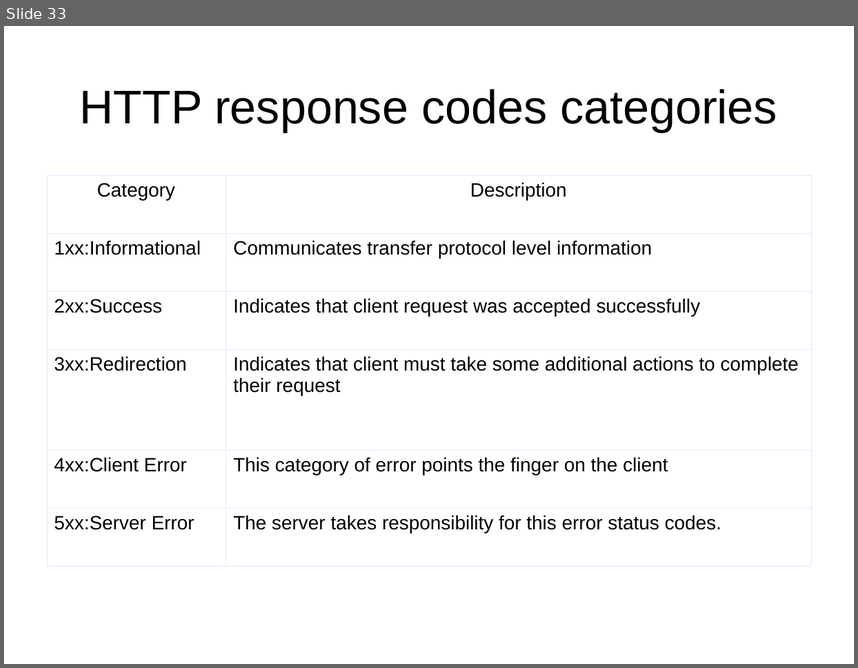
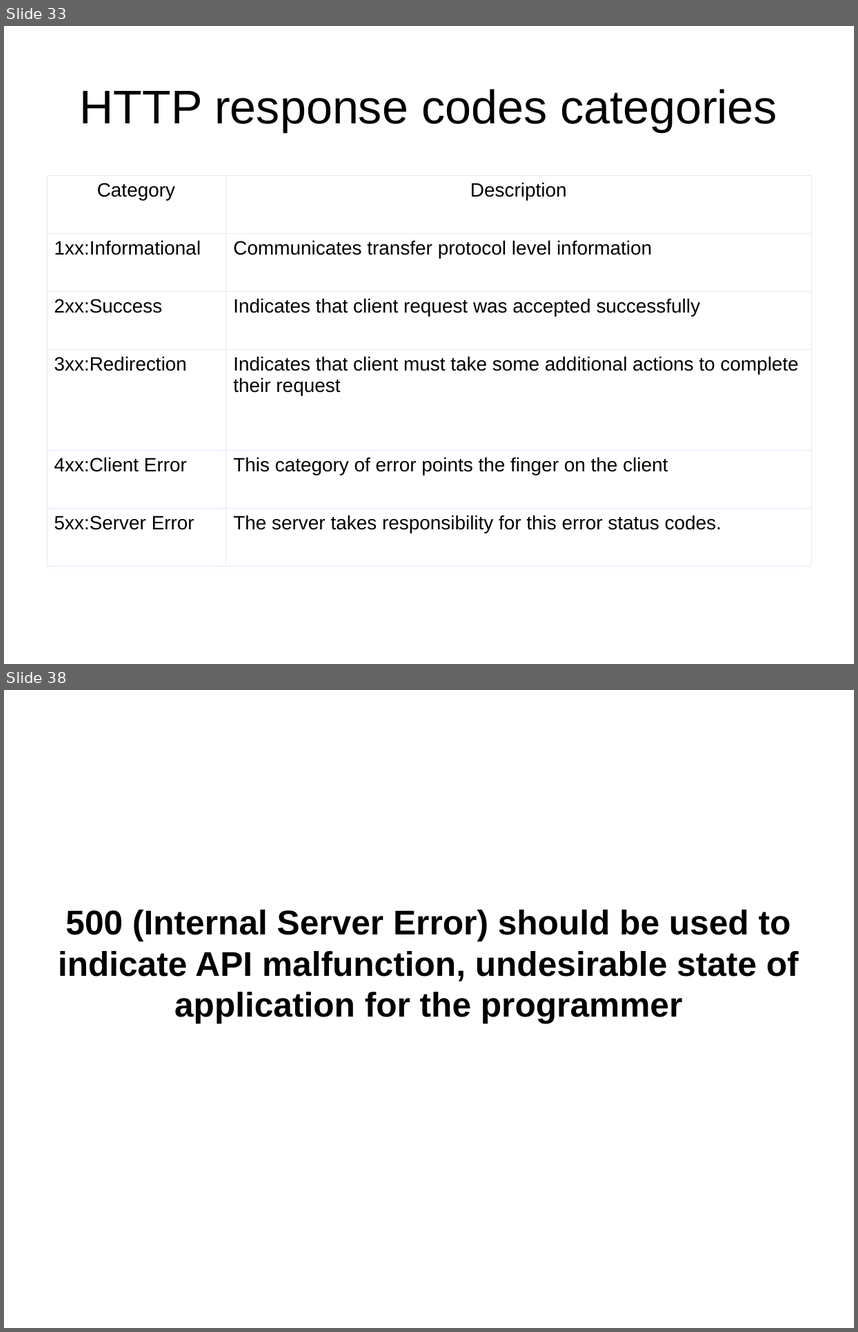
Before and after one commit to netzu/rest-presentation, a slide deck: RestfulFundaments.odp. Shown one above the other, each under a label of ours: slide 33 before the commit, slides 33 and 38 after it; the slides between them are not shown. The pictures are 858x668 and 858x1332 pixels, drawn with LibreOffice and Linux fonts; fonts in the diff are those of the drawing. Boxes give left, top, right and bottom in pixels: in the first picture for what was removed or moved away, otherwise in the second. Text is boxed around its words. In the diff, an @@ line names an element or a change of style, - is before the commit and + after.

```diff
--- a/RestfulFundaments.odp
+++ b/RestfulFundaments.odp
@@ slide 38 added at (x1=4, y1=690, x2=854, y2=1328), background #FFFFFF @@
@@ subtitle added at (x1=58, y1=909, x2=799, y2=1023), 32 pt, text #000000, bold @@
+500 (Internal Server Error) should be used to indicate API malfunction, undesirable state of application for the programmer
```
Also in this commit, not shown: 2 slides changed, 16 other slides added, 1 other file.
